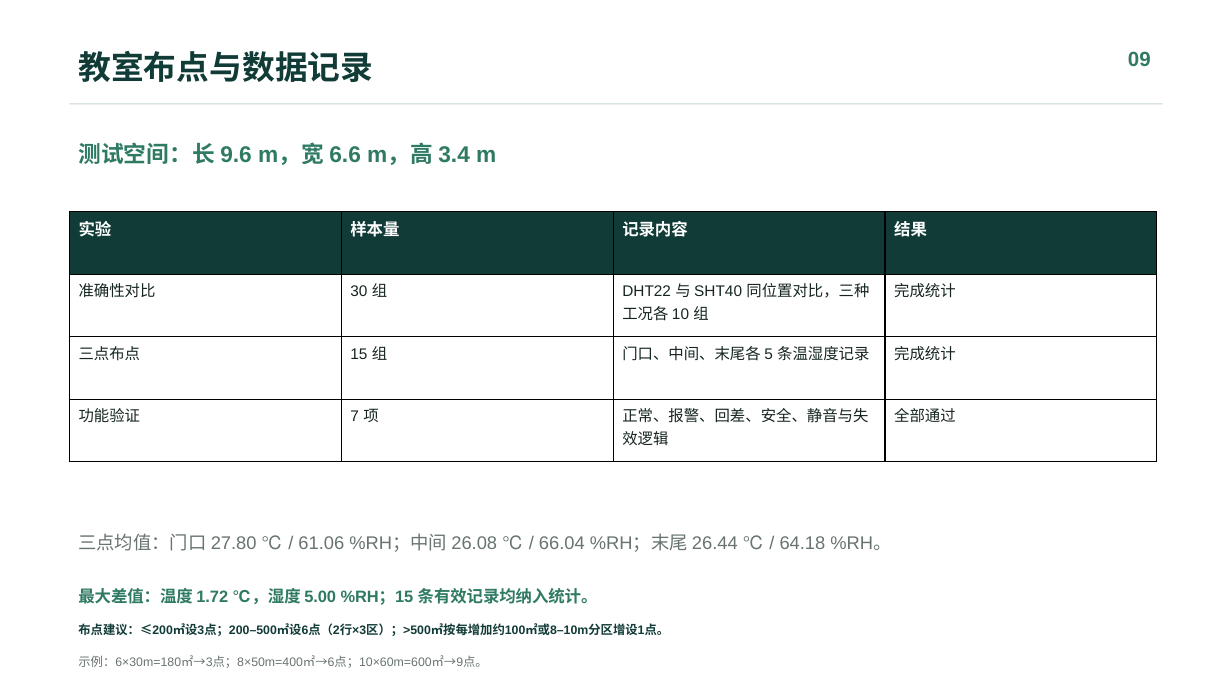
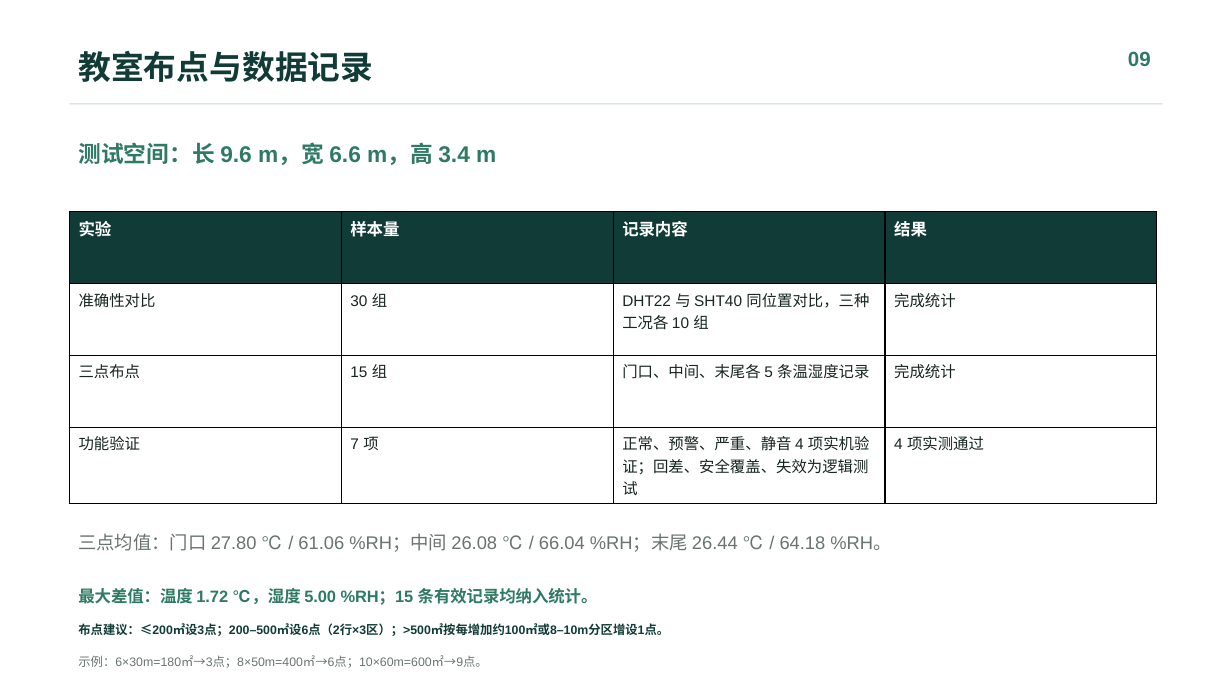
Before and after one commit to Ygreece/UNO_DHT22_OLED, a slide deck: slide 9 of docs/submission/室内大棚温湿度监测与风扇控制系统_答辩汇报_脱敏版.pptx. Drawn at 1232x693 pixels with LibreOffice and Linux fonts; fonts in the diff are those of the drawing. Boxes give left, top, right and bottom in pixels: in the first picture for what was removed or moved away, otherwise in the second. Text is boxed around its words. In the diff, an @@ line names an element or a change of style, - is before the commit and + after.

Commit message:
docs: 统一湿度不分时口径并补齐报告与PPT的功能验证说明
- 报告2.2/4.5节: 湿度阈值说明改为按灰霉病叶面自由水风险取全天统一限值，SET HUM 可修改

- 报告4.2节: 回差退出条件改为跟随当前湿度阈值(原硬编码65/75 %RH 与可调阈值不符)

- 报告5.1节: 补充校时与分时功能实测记录

- PPT(脱敏版)2/6/7/9/16页: 目录改为五项实际验证、报警逻辑改为当前时段阈值、数据记录表口径统一为4项实测通过

```diff
--- a/docs/submission/室内大棚温湿度监测与风扇控制系统_答辩汇报_脱敏版.pptx
+++ b/docs/submission/室内大棚温湿度监测与风扇控制系统_答辩汇报_脱敏版.pptx
@@ table at (69, 212, 1156, 499) @@
-row 4, column 3: 正常、报警、回差、安全、静音与失效逻辑
+row 4, column 3: 正常、预警、严重、静音 4 项实机验证；回差、安全覆盖、失效为逻辑测试
-row 4, column 4: 全部通过
+row 4, column 4: 4 项实测通过
```
Also in this commit, not shown: 4 other slides changed, 1 other file.
